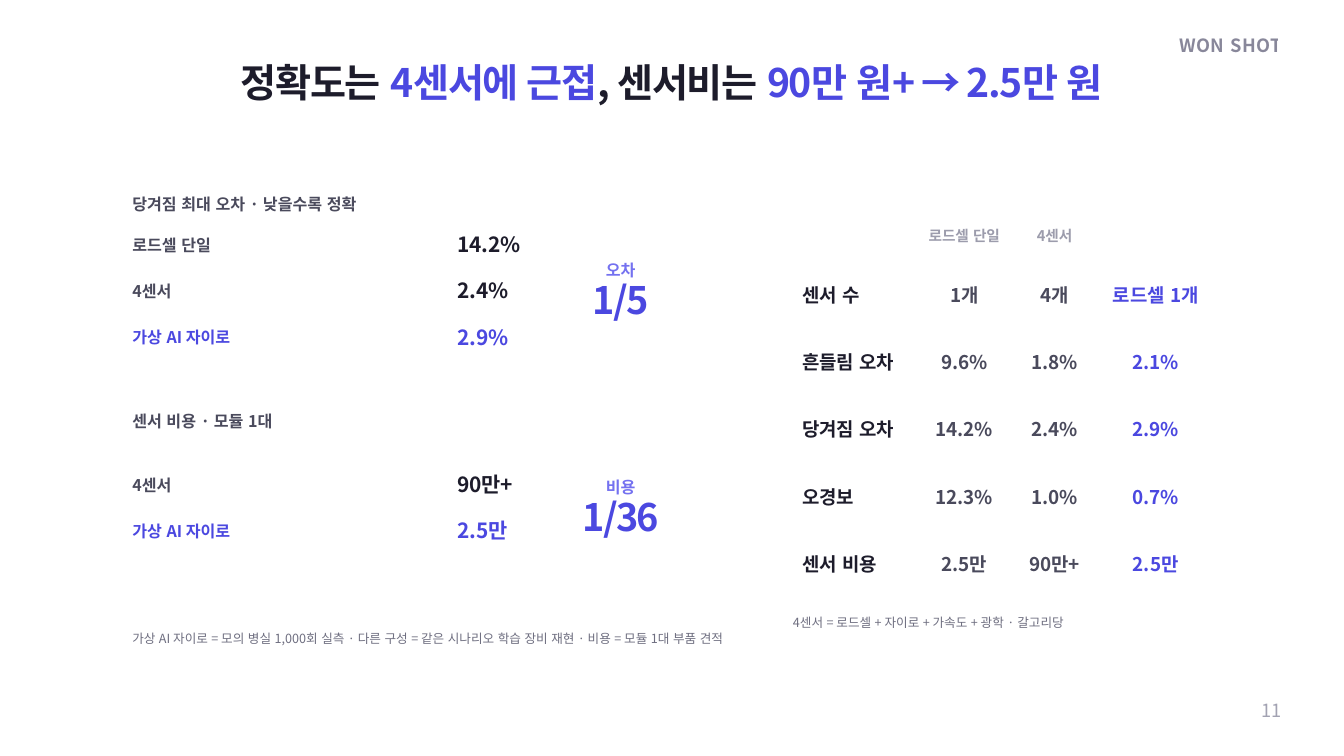
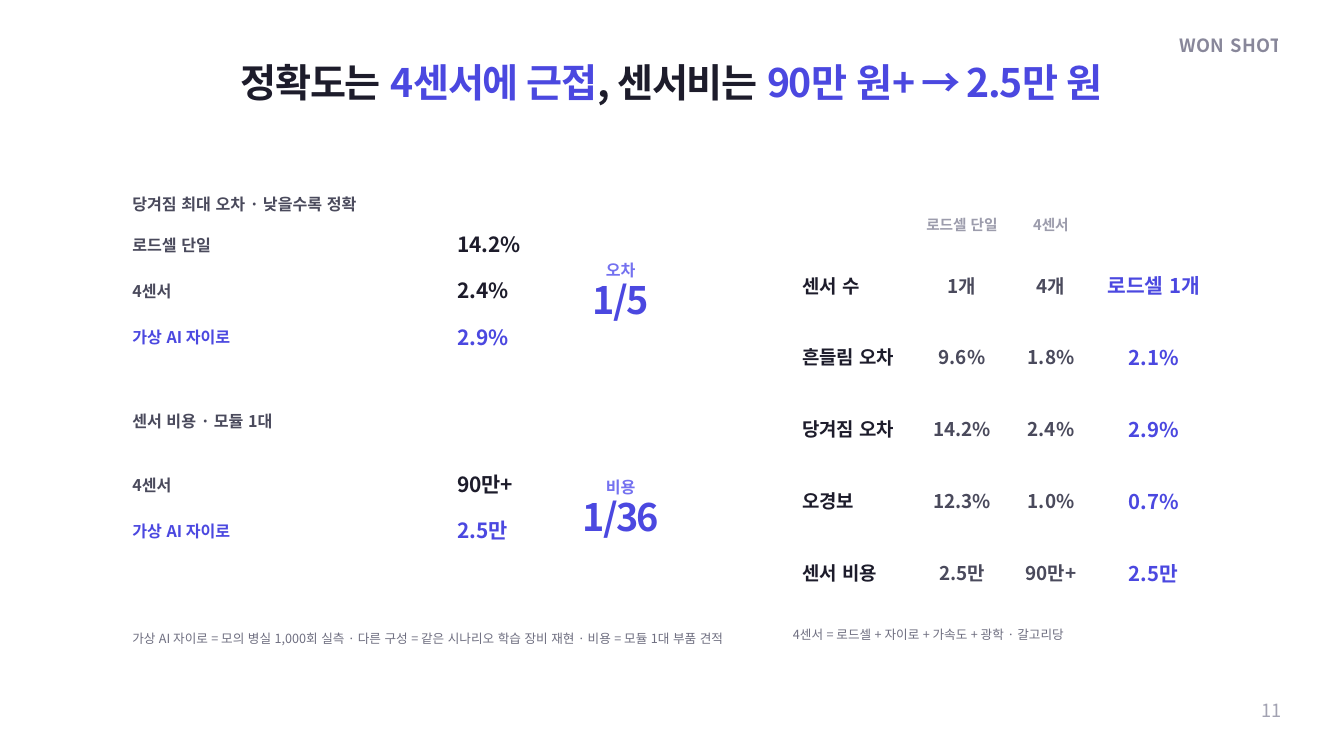
Before and after one commit to yhkwon2004/pet_test, a slide deck: slide 11 of export/INFU-RETRO_IR_WON-SHOT_editable.pptx. Drawn at 1344x756 pixels with LibreOffice and Linux fonts; fonts in the diff are those of the drawing; background and template pictures are left out. Boxes give left, top, right and bottom in pixels: in the first picture for what was removed or moved away, otherwise in the second. Text is boxed around its words. In the diff, an @@ line names an element or a change of style, - is before the commit and + after.

```diff
--- a/export/INFU-RETRO_IR_WON-SHOT_editable.pptx
+++ b/export/INFU-RETRO_IR_WON-SHOT_editable.pptx
@@ text "로드셀 단일": place and size @@
-text "로드셀 단일" at box(929, 229, 1000, 242)
+text "로드셀 단일" at box(926, 218, 998, 231)
@@ 3 texts: place and size @@
-3 texts at box(950, 229, 1073, 304)
+3 texts at box(948, 218, 1069, 295)
@@ text "센서 수": place and size @@
-text "센서 수" at box(802, 286, 859, 304)
+text "센서 수" at box(802, 277, 859, 295)
@@ size 13.5 to 14.5 pt in 5 elements at box(1129, 421, 1179, 438), box(1128, 493, 1178, 510), box(1128, 349, 1178, 366), box(1129, 564, 1178, 583), box(1107, 276, 1200, 295) @@
@@ text "로드셀 1개": place and size @@
-text "로드셀 1개" at box(1113, 286, 1198, 304)
+text "로드셀 1개" at box(1107, 276, 1200, 295)
@@ text "흔들림 오차": place and size @@
-text "흔들림 오차" at box(802, 353, 895, 371)
+text "흔들림 오차" at box(802, 348, 895, 366)
@@ text "9.6%": place and size @@
-text "9.6%" at box(941, 354, 987, 370)
+text "9.6%" at box(939, 349, 985, 365)
@@ text "1.8%": place and size @@
-text "1.8%" at box(1031, 354, 1077, 370)
+text "1.8%" at box(1028, 349, 1074, 365)
@@ text "오경보": place and size @@
-text "오경보" at box(802, 488, 854, 506)
+text "오경보" at box(802, 492, 854, 510)
@@ text "12.3%": place and size @@
-text "12.3%" at box(935, 489, 993, 505)
+text "12.3%" at box(933, 493, 991, 509)
@@ text "1.0%": place and size @@
-text "1.0%" at box(1031, 489, 1077, 505)
+text "1.0%" at box(1028, 493, 1074, 509)
@@ text "90만+": place and size @@
-text "90만+" at box(1029, 555, 1080, 573)
+text "90만+" at box(1026, 564, 1077, 582)
@@ text "2.5만": place and size @@
-text "2.5만" at box(1133, 555, 1179, 573)
+text "2.5만" at box(1129, 564, 1178, 583)
@@ 3 texts: place and size @@
-3 texts at box(793, 555, 1063, 628)
+3 texts at box(793, 564, 1063, 640)
```
Also in this commit, not shown: 19 other slides changed, 2 slides added, 2 other files.
